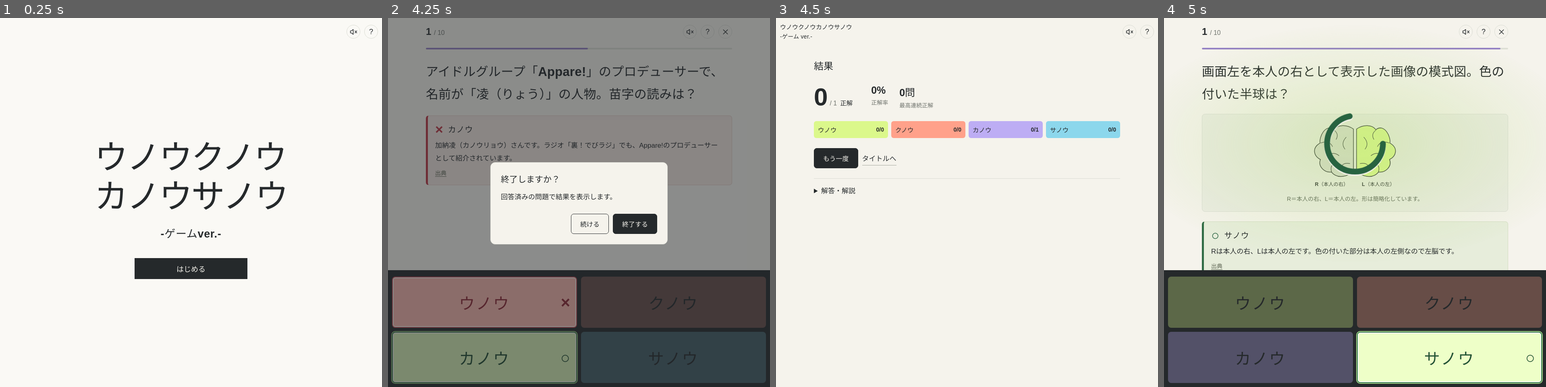
Above: before the commit, frames 1-4 (left to right).
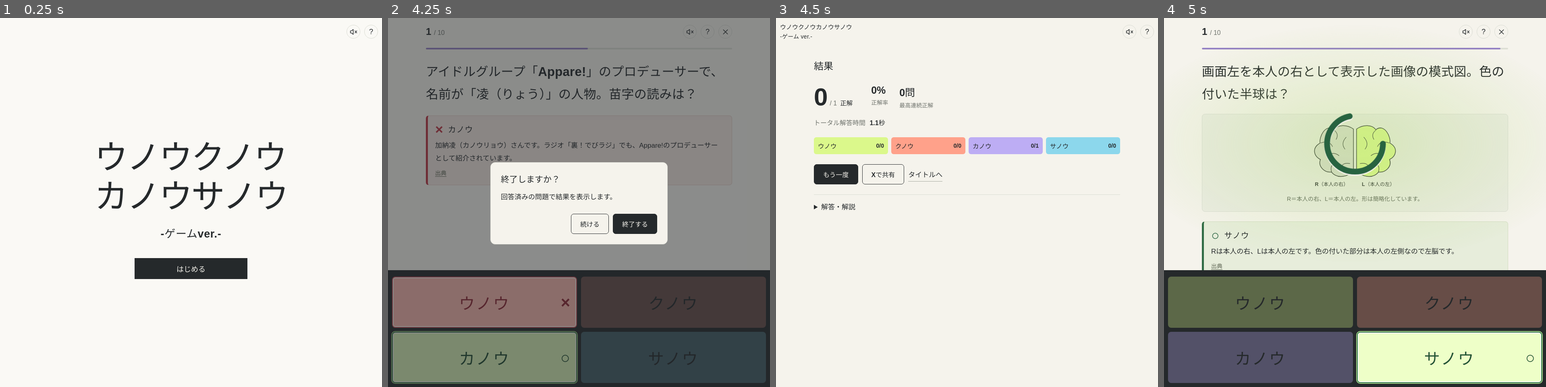
Above: after the commit, the same moments.

Repository: ikkame-san/unou-kunou-kanou-sanou-game
Game: browser game, page index.html
Same seed, same stepped clock (60 frames per second), same inputs: the game is played once before the commit and once after it.
Inputs:
- Up to frame 1 (0.25 s): no input
- Up to frame 2 (4.25 s): click "はじめる" at 0.27 s; tap Ctrl every 0.5 s from 1.1 to 4.1 s; click "?" at 1.27 s; click "閉じる" at 1.87 s; click "ウノウ" at 2.02 s; click "効果音をオンにする" at 2.47 s; click "効果音をオフにする" at 3.07 s; click "終了する" at 3.67 s
- Up to frame 3 (4.5 s): click "終了する" at 4.27 s
- Up to frame 4 (5 s): click "もう一度" at 4.52 s; tap Ctrl at 4.6 s; click "サノウ" at 4.87 s

Frames 1-2 are identical in both runs. In frame 3, 8.1% of the frame differs, in the area x 9-91%, y 27-53%; in frame 4, nothing differs.

Commit message:
Share quiz results and answer time on X

Diff:
--- a/app.js
+++ b/app.js
@@ -6,6 +6,7 @@
   const $ = id => document.getElementById(id);
   const answerButtons = [...document.querySelectorAll('.answer')];
   const selectedCount = 10;
+  const shareGameUrl = 'https://ikkame-san.github.io/unou-kunou-kanou-sanou-game/';
   let storage = null;
   try { storage = window.localStorage; } catch { /* 保存を許可しないブラウザにも対応。 */ }
   const deck = new window.QuizDeck(questions, storage);
@@ -160,14 +161,16 @@
   function choose(word) {
     if (phase !== 'game' || answered || document.querySelector('dialog[open]')) return;
     // 締切とクリックが同時になっても、期限後の回答を正解にしない。
-    if (word !== null && timer.running && timer.now() >= timer.deadline) word = null;
+    const remaining = timer.getRemaining();
+    if (remaining <= 0) word = null;
     timer.stop();
     const timedOut = word === null;
     const q = round[index], correct = word === q.answer;
     answered = true;
     streak = correct ? streak + 1 : 0;
     maxStreak = Math.max(maxStreak, streak);
-    records.push({ question: q, chosen: word, correct, timedOut });
+    const answerMs = timedOut ? QUESTION_TIME_MS : QUESTION_TIME_MS - remaining;
+    records.push({ question: q, chosen: word, correct, timedOut, answerMs });
     answerButtons.forEach(button => {
       button.disabled = true;
       const value = button.dataset.answer;
@@ -208,10 +211,21 @@
     resetAnswers(false);
     const score = records.filter(r => r.correct).length, total = records.length;
     const accuracy = total ? Math.round(score / total * 100) : 0;
+    const answerTime = `${(records.reduce((sum, record) => sum + record.answerMs, 0) / 1000).toFixed(1)}秒`;
     $('result-score').textContent = score;
     $('result-total').textContent = `/ ${total}`;
     $('accuracy').textContent = `${accuracy}%`;
     $('max-streak').textContent = `${maxStreak}問`;
+    $('total-answer-time').textContent = answerTime;
+    const shareLink = $('share-x');
+    shareLink.hidden = total === 0;
+    shareLink.removeAttribute('href');
+    if (total) {
+      const intent = new URL('https://twitter.com/intent/tweet');
+      intent.searchParams.set('text', `ウノウクノウカノウサノウ -ゲーム ver.-\n${total}問中${score}問正解\nトータル解答時間 ${answerTime}`);
+      intent.searchParams.set('url', shareGameUrl);
+      shareLink.setAttribute('href', intent.href);
+    }
     $('answer-stats').replaceChildren();
     words.forEach((word, j) => {
       const entries = records.filter(r => r.question.answer === word);
--- a/index.html
+++ b/index.html
@@ -7,11 +7,11 @@
   <meta name="description" content="ウノウ・クノウ・カノウ・サノウから選ぶ4択クイズ。全81問、1問15秒。">
   <title>ウノウクノウカノウサノウ -ゲーム ver.-</title>
   <link rel="icon" href="./favicon.svg" type="image/svg+xml">
-  <link rel="stylesheet" href="./style.css">
+  <link rel="stylesheet" href="./style.css?v=share-x">
   <script defer src="./questions.js"></script>
-  <script defer src="./timer.js"></script>
+  <script defer src="./timer.js?v=share-x"></script>
   <script defer src="./deck.js?v=20261114"></script>
-  <script defer src="./app.js?v=20261114"></script>
+  <script defer src="./app.js?v=share-x"></script>
 </head>
 <body data-screen="home">
   <div class="site-shell">
@@ -48,8 +48,9 @@
       <section id="result" class="result" hidden>
         <h2>結果</h2>
         <div class="result-summary"><div class="result-score"><strong id="result-score"></strong><span id="result-total …(193 unchanged characters)…
+        <p class="result-time">トータル解答時間 <strong id="total-answer-time"></strong></p>
         <div id="answer-stats" class="answer-stats"></div>
-        <div class="result-actions"><button class="primary" id="retry">もう一度</button><button class="text-button" id="home-button">タイトルへ</button></div>
+        <div class="result-actions"><button class="primary" id="retry">もう一度</button><a class="secondary" id="share-x" target="_blank" rel="noopener noreferrer" hidden>Xで共有</a><button class="text-button" id="home-button">タイトルへ</button></div>
         <details id="history"><summary>解答・解説</summary><div id="history-list"></div></details>
       </section>
     </main>
--- a/style.css
+++ b/style.css
@@ -52,6 +52,10 @@
 .feedback-title{gap:12px}
 #correct-answer{font-size:20px;font-weight:800;letter-spacing:.04em}
 #source{width:fit-content}
+.result-time{margin-top:16px;font-size:16px;color:var(--muted)}
+.result-time strong{margin-inline-start:6px;color:var(--ink);font-variant-numeric:tabular-nums}
+#share-x{display:inline-flex;align-items:center;justify-content:center;color:var(--ink);text-decoration:none}
+@media(max-width:760px){#share-x{width:100%}}
 body[data-screen="game"] .header{max-width:760px;margin:auto}
 @media(max-width:760px){.header{height:64px}.home{min-height:calc(100dvh - 64px - env(safe-area-inset-bottom));padding: …(198 unchanged characters)…
 @media(max-height:500px) and (min-width:600px){.home{padding:12px 0 24px}.title-logo{font-size:49px}.title-version{font-size:21px;margin-top:12px}.home .start{margin-top:19px}}
--- a/timer.js
+++ b/timer.js
@@ -17,10 +17,13 @@
       this.onExpire = onExpire;
       this.resume();
     }
+    getRemaining() {
+      return this.running ? Math.max(0, this.deadline - this.now()) : this.remaining;
+    }
     tick() {
       this.handle = null;
       if (!this.running) return;
-      this.remaining = Math.max(0, this.deadline - this.now());
+      this.remaining = this.getRemaining();
       this.onTick(this.remaining);
       if (!this.remaining) {
         this.running = false;
@@ -31,7 +34,7 @@
     }
     pause() {
       if (!this.running) return;
-      this.remaining = Math.max(0, this.deadline - this.now());
+      this.remaining = this.getRemaining();
       this.running = false;
       this.cancel(this.handle);
       this.handle = null;
